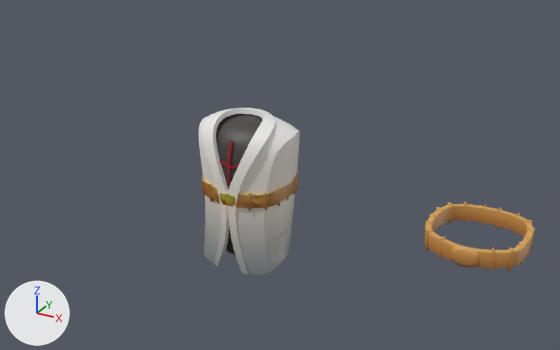
The Blender file SS5R-Source/Assets/Models.blend as it was, and as the next commit left it.
The view is the same before and after, from a camera (50 mm lens) standing at (0.59, -2.63, 1.38) and looking at (-0.9, 0.08, 0.03). Every picture has the same lights, and +X, +Y and +Z are marked at lower left. The same objects are shown in both versions, whatever each file hides.

The first picture shows 'Belt', 'BeltOriginal', 'BodyOriginal'.
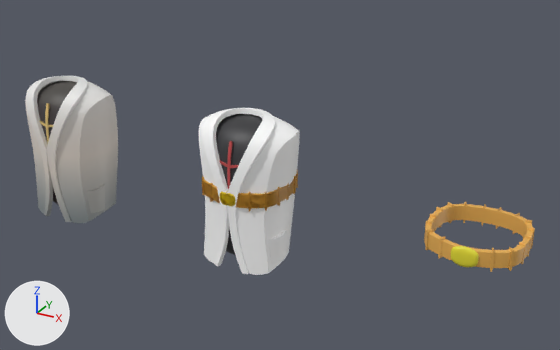
What changed in the scene script:
```text
Change me_circle_001:
    where me_circle_001.from_pydata(...)  # 69 vertices, 25 faces; spans x 0.0..0.197, y -0.043..0.05, z -0.201..0.201
    used by ob_beltoriginal; location = (0.0, 0.0, 0.0); rotation_euler = (1.571, 0.0, 0.0), in degrees (90, 0, 0)
    remove me_circle_001.materials.append(mat_body_robotics_png)  # picture img_body_robotics_png
    me_circle_001 part 1: texture (UV) coordinates of 25 of 25 faces, centred in x 0.012..0.191, y -0.02..0.022, z -0.191..0.195, changed; they spanned u 0.42..0.49, v 0.13..0.72 and now span u 0.44..0.59, v 0.67..0.94
    add me_circle_001.materials.append(mat_palette01_png)  # picture img_palette01_png
Change me_cube_007:
    where me_cube_007.from_pydata(...)  # 67 vertices, 37 faces; spans x 0.0..0.243, y -0.368..0.335, z -0.216..0.189
    used by ob_bodyoriginal; location = (-1.0, 0.0, 0.0); rotation_euler = (1.571, 0.0, 0.0), in degrees (90, 0, 0)
    remove me_cube_007.materials.append(mat_body_robotics_png)  # picture img_body_robotics_png
    me_cube_007 part 2: texture (UV) coordinates of 35 of 37 faces, centred in x 0.003..0.195, y -0.321..0.322, z -0.17..0.184, changed; they spanned u 0.02..0.35, v 0.03..0.97 and now span u 0.3..0.81, v 0.65..0.98
    add me_cube_007.materials.append(mat_palette01_png)  # picture img_palette01_png
Change me_circle_002:
    where me_circle_002.from_pydata(...)  # 244 vertices, 210 faces; spans x -0.197..0.197, y -0.042..0.05, z -0.201..0.201
    used by ob_belt; location = (-1.0, 0.0, 0.0); rotation_euler = (1.571, 0.0, 0.0), in degrees (90, 0, 0)
    remove me_circle_002.materials.append(mat_body_robotics_png)  # picture img_body_robotics_png
    me_circle_002 part 3: texture (UV) coordinates of 210 of 210 faces, centred in x -0.191..0.191, y -0.042..0.05, z -0.191..0.193, changed; they spanned u 0.4..0.56, v 0.03..0.96 and now span u 0.3..0.32, v 0.41..0.59
    add me_circle_002.materials.append(mat_palette01_png)  # picture img_palette01_png
Add me_cube_018:
    me_cube_018.from_pydata(...)  # 67 vertices, 37 faces; spans x 0.0..0.243, y -0.368..0.335, z -0.216..0.189
    me_cube_018.polygons.foreach_set('use_smooth', [True] * 37)
    me_cube_018.materials.append(mat_body_robotics_png)  # picture img_body_robotics_png
Add ob_bodyoriginal_001:
    ob_bodyoriginal_001 = bpy.data.objects.new('BodyOriginal.001', me_cube_018)
    ob_bodyoriginal_001.location = (-2.0, 0.0, 0.0)
    ob_bodyoriginal_001.rotation_euler = (1.571, 0.0, 0.0)  # degrees (90, 0, 0)
    _m = ob_bodyoriginal_001.modifiers.new('Mirror', 'MIRROR')
    _m.use_clip = True
    _m = ob_bodyoriginal_001.modifiers.new('Subsurf', 'SUBSURF')
    _m = ob_bodyoriginal_001.modifiers.new('Solidify', 'SOLIDIFY')
    _m.thickness = 0.02
    _m.thickness_clamp = 0.245
    _m.nonmanifold_thickness_mode = 'FIXED'
    _m.nonmanifold_merge_threshold = 0.0003
    _m = ob_bodyoriginal_001.modifiers.new('EdgeSplit', 'EDGE_SPLIT')
```

Changed parts and their boxes (x1, y1, x2, y2) in the pictures (560 x 350 px):
'BodyOriginal', recoloured, surface changed
    both: (199, 108, 300, 275)
'BodyOriginal.001', added
    after: (25, 76, 118, 223)
'BeltOriginal', recoloured, surface changed (brown to orange)
    both: (424, 202, 535, 272)
'Belt', recoloured, surface changed
    both: (202, 170, 298, 211)
